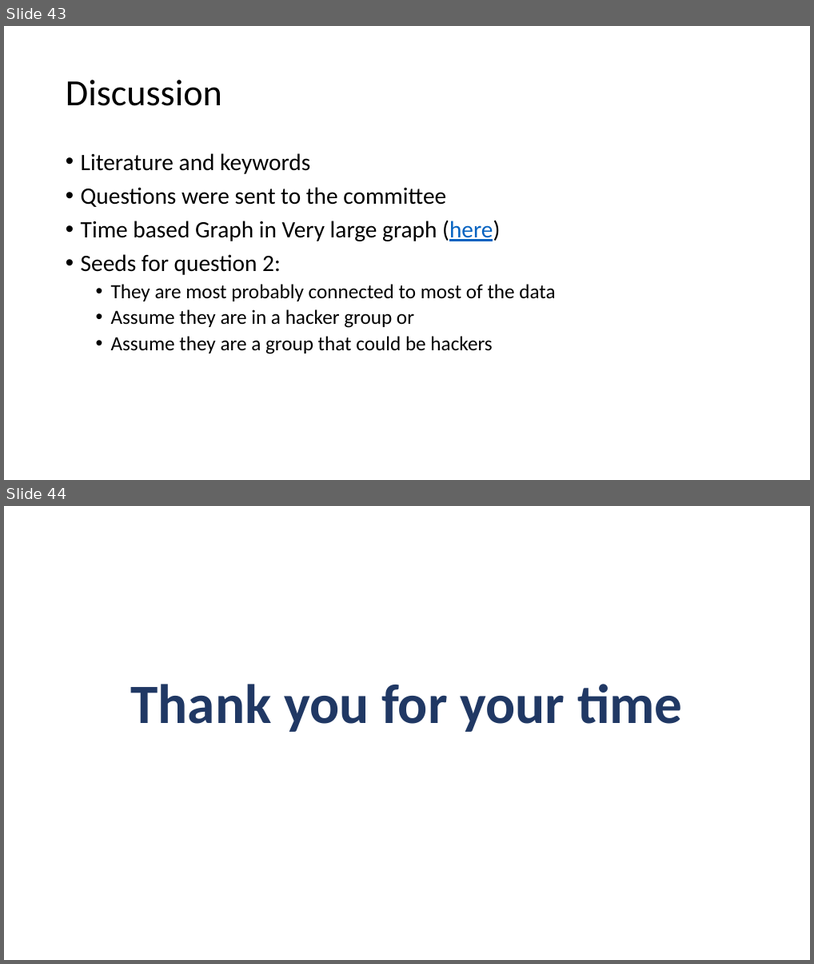
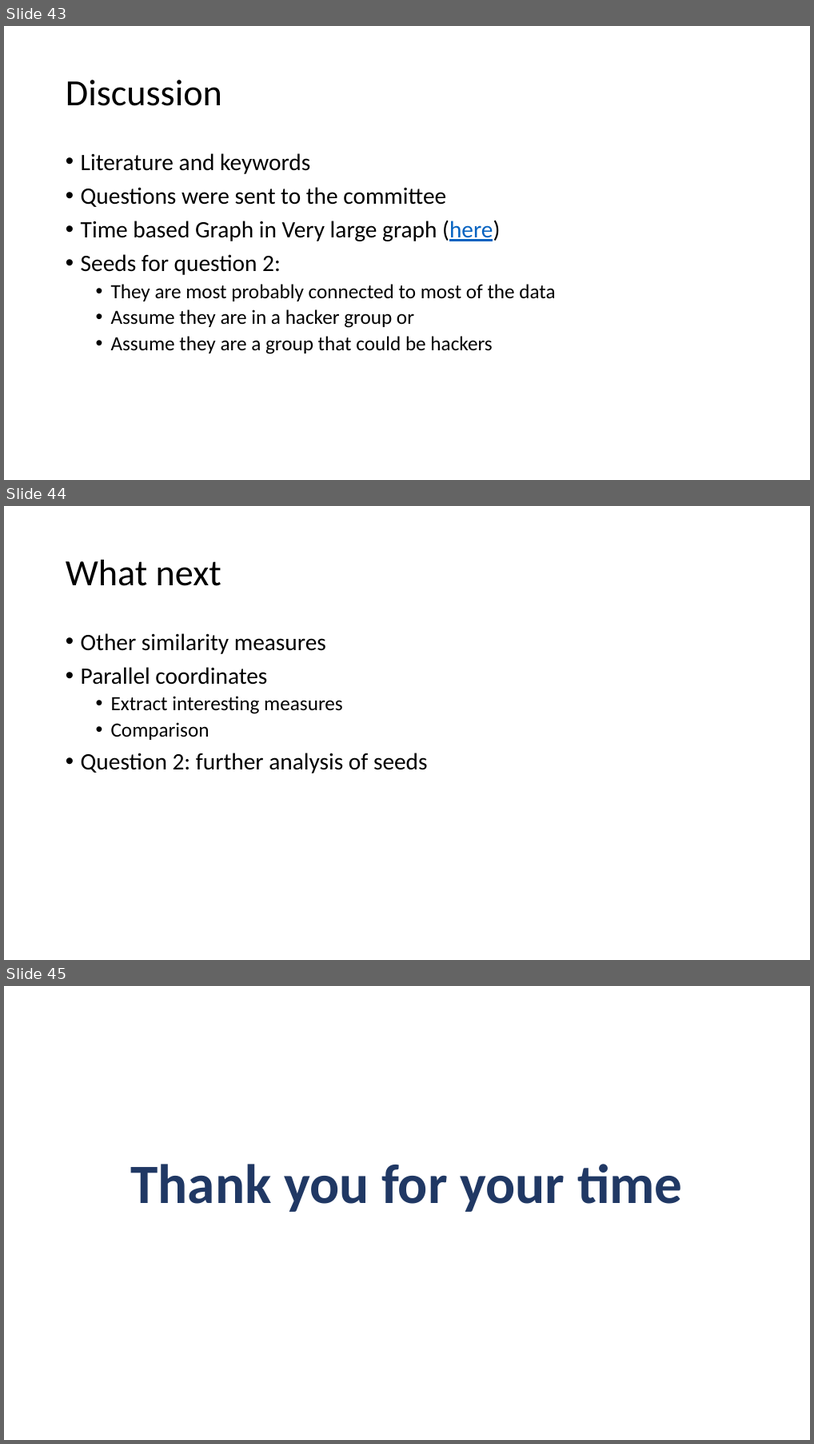
Before and after one commit to AtrayeeNeog/Visualization_2019-20, a slide deck: Documentation/Presentation/Project_Presentation_v2.pptx. Shown one above the other, each under a label of ours: slides 43 and 44 before the commit, slides 43, 44 and 45 after it. The pictures are 814x964 and 814x1444 pixels, drawn with LibreOffice and Linux fonts; fonts in the diff are those of the drawing. Boxes give left, top, right and bottom in pixels: in the first picture for what was removed or moved away, otherwise in the second. Text is boxed around its words. In the diff, an @@ line names an element or a change of style, - is before the commit and + after.

```diff
--- a/Documentation/Presentation/Project_Presentation_v2.pptx
+++ b/Documentation/Presentation/Project_Presentation_v2.pptx
@@ slide 44 added at (4,506,810,960), background #FFFFFF @@
@@ title added at (66,560,222,586), 44 pt, text #000000 @@
+What next
@@ text added at (81,633,428,773), 28 pt, text #000000 @@
+• Other similarity measures
+• Parallel coordinates
+  • Extract interesting measures
+  • Comparison
+• Question 2: further analysis of seeds
@@ what was slide 44 is now slide 45 @@
```
